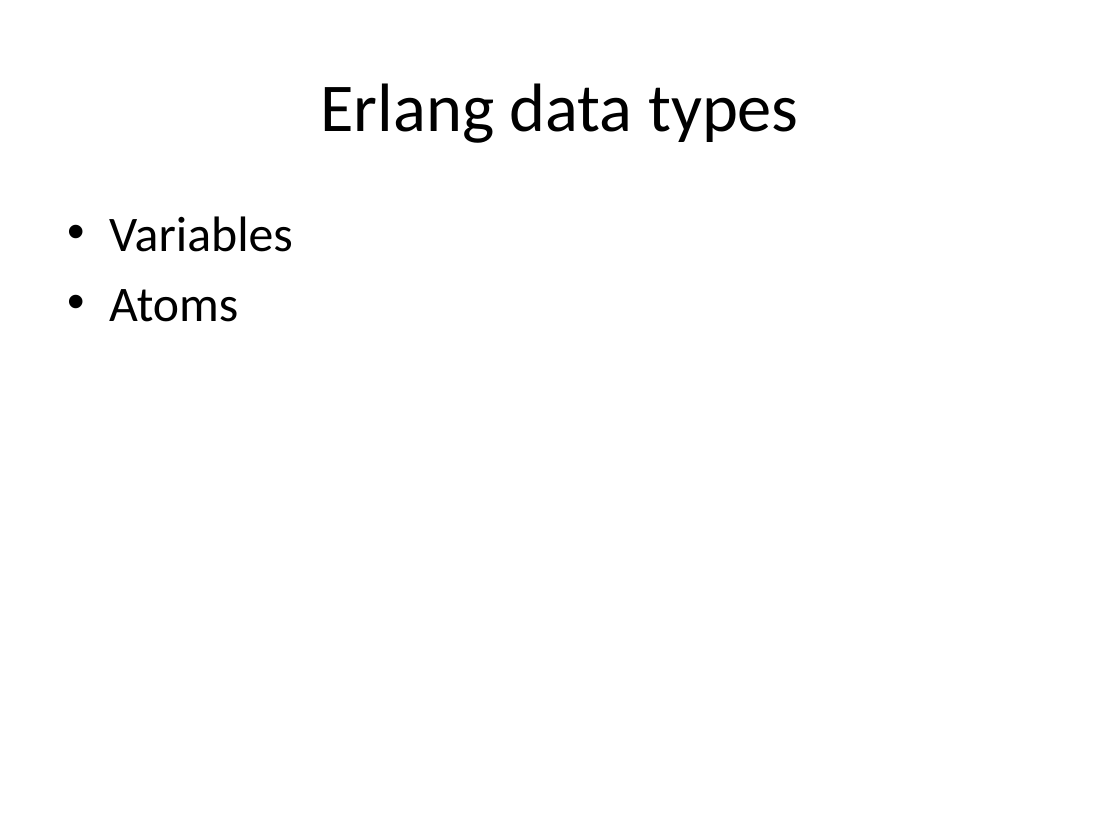
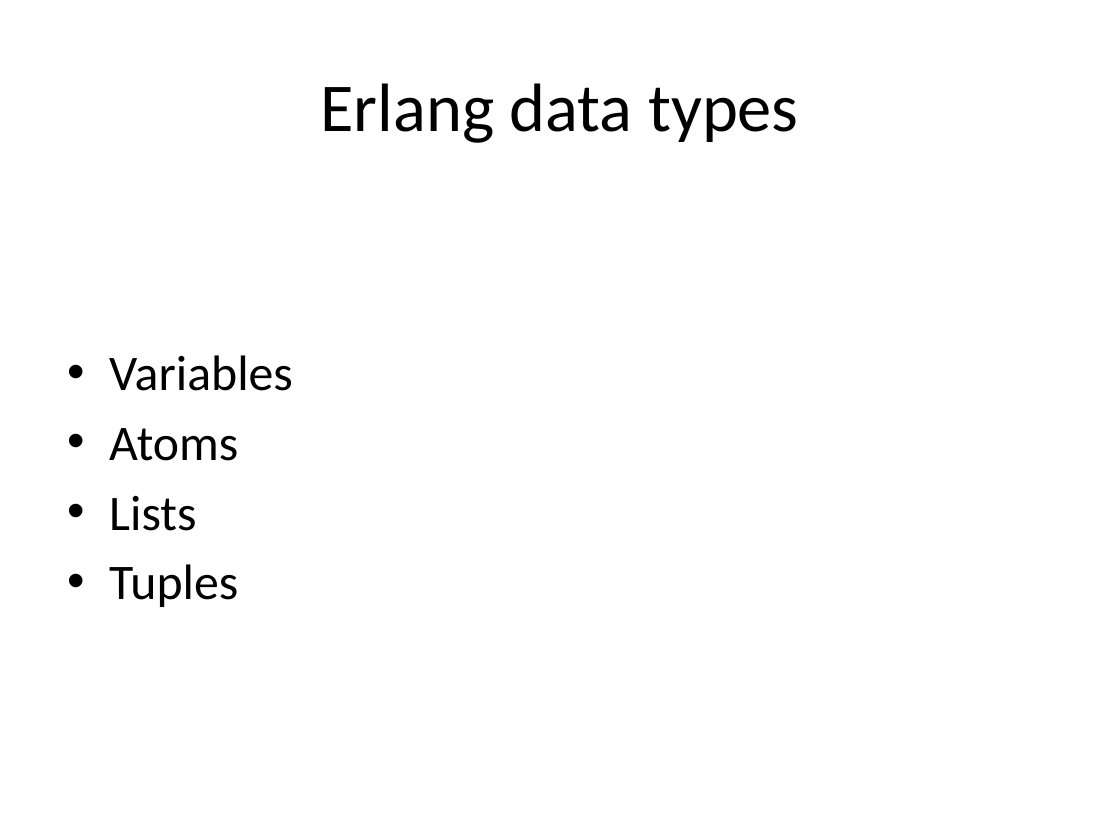
Before and after one commit to texhad3op/ErlangIntro, a slide deck: slide 5 of ErlangIntro.pptx. Drawn at 1120x840 pixels with LibreOffice and Linux fonts; fonts in the diff are those of the drawing. Boxes give left, top, right and bottom in pixels: in the first picture for what was removed or moved away, otherwise in the second. Text is boxed around its words. In the diff, an @@ line names an element or a change of style, - is before the commit and + after.

```diff
--- a/ErlangIntro.pptx
+++ b/ErlangIntro.pptx
@@ text at <box>109,495,238,607</box>: paragraphs added @@
+• Lists
+• Tuples
```
Also in this commit, not shown: 4 other slides changed.
